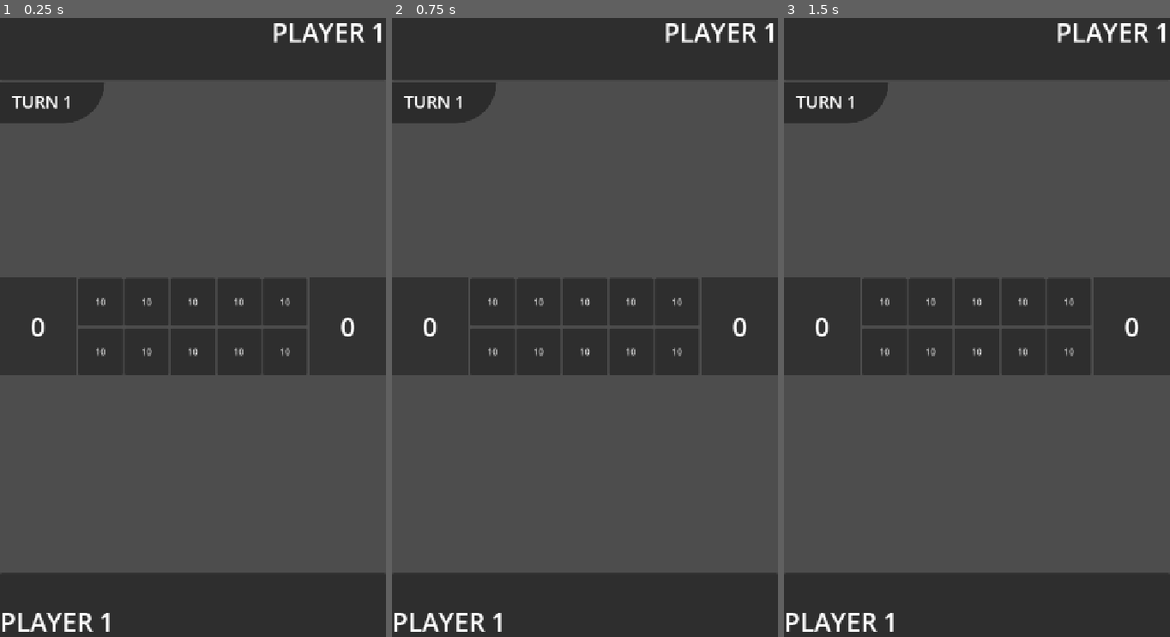
Above: before the commit, frames 1-3 (left to right).
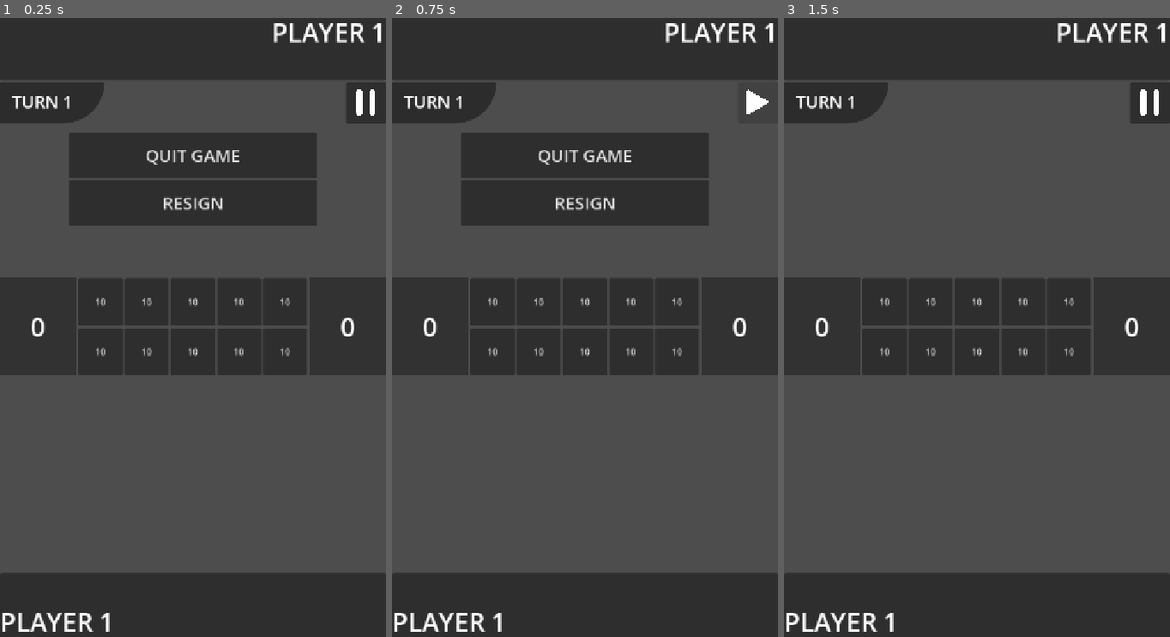
Above: after the commit, the same moments.

Repository: LeYohan-rgb/trad-games-hub
Game: Godot game, scene res://Scenes/adjiboto_room.tscn
The game is run twice, just before and just after one commit, with the same random seed, the same clock (stepped at 60 frames per second) and the same inputs. This scene is started directly instead of the project's main scene.
Inputs (mouse positions are in pixels of both pictures, inside the frame that each line leads up to):
- Up to frame 1 (0.25 s): no input
- Up to frame 2 (0.75 s): click (758, 104) at 0.52 s
- Up to frame 3 (1.5 s): click (977, 203) at 1.25 s, where only the run after the commit has a clickable "RESIGN"

The runs differ from the first frame. In frame 1, 9.8% of the frame differs, in the area x 18-100%, y 10-34%; in frame 2, 9.3%; in frame 3, 0.7%.
Error before the commit: Out of bounds get index '0' (on base: 'Array[String]') (res://Scripts/adjiboto_room.gd:64)
Error after the commit: Out of bounds get index '0' (on base: 'Array[String]') (res://Scripts/adjiboto_room.gd:69)

Commit message:
Made a resign button

Diff:
--- a/Scenes/adjiboto_room.tscn
+++ b/Scenes/adjiboto_room.tscn
@@ -1,6 +1,7 @@
 [gd_scene format=3 uid="uid://hojv50lhx7do"]
 
 [ext_resource type="Script" uid="uid://bvxje35dlj0nx" path="res://Scripts/adjiboto_room.gd" id="1_k13sv"]
+[ext_resource type="Texture2D" uid="uid://ud8p3ts34nga" path="res://Graphics/general_icons/pause_icon.png" id="2_p61nw"]
 [ext_resource type="Script" uid="uid://rlu17rqucwoq" path="res://Scripts/holes_container.gd" id="2_tacjl"]
 
 [sub_resource type="StyleBoxFlat" id="StyleBoxFlat_jague"]
@@ -57,6 +58,46 @@
 text = "TURN 1"
 vertical_alignment = 1
 
+[node name="pause_button" type="Button" parent="Control2" unique_id=2034116435]
+layout_mode = 1
+anchors_preset = 1
+anchor_left = 1.0
+anchor_right = 1.0
+offset_left = -75.0
+offset_bottom = 77.0
+grow_horizontal = 0
+theme_override_font_sizes/font_size = 32
+icon = ExtResource("2_p61nw")
+expand_icon = true
+
+[node name="pause_panel" type="VBoxContainer" parent="Control2" unique_id=1228387858]
+layout_mode = 1
+anchors_preset = 8
+anchor_left = 0.5
+anchor_top = 0.5
+anchor_right = 0.5
+anchor_bottom = 0.5
+offset_left = -231.0
+offset_top = -86.5
+offset_right = 231.0
+offset_bottom = 86.5
+grow_horizontal = 2
+grow_vertical = 2
+
+[node name="quit_game_btn" type="Button" parent="Control2/pause_panel" unique_id=1306577378]
+layout_mode = 2
+size_flags_horizontal = 3
+size_flags_vertical = 3
+theme_override_font_sizes/font_size = 32
+text = "QUIT GAME"
+
+[node name="resign_btn" type="Button" parent="Control2/pause_panel" unique_id=1746206388]
+layout_mode = 2
+size_flags_horizontal = 3
+size_flags_vertical = 3
+theme_override_font_sizes/font_size = 32
+text = "RESIGN"
+
 [node name="HBoxContainer" type="HBoxContainer" parent="." unique_id=1379196086]
 layout_mode = 2
 size_flags_vertical = 3
@@ -214,6 +255,8 @@
 horizontal_alignment = 1
 vertical_alignment = 1
 
+[connection signal="pressed" from="Control2/pause_button" to="." method="_on_pause_button_pressed"]
+[connection signal="pressed" from="Control2/pause_panel/resign_btn" to="." method="_on_resign_btn_pressed"]
 [connection signal="performed_move_on_hole" from="HBoxContainer/holes_container" to="." method="_on_holes_container_performed_move_on_hole"]
 [connection signal="pressed" from="HBoxContainer/holes_container/btn_2_5" to="HBoxContainer/holes_container" method="_on_btn_2_5_pressed"]
 [connection signal="pressed" from="HBoxContainer/holes_container/btn_2_4" to="HBoxContainer/holes_container" method="_on_btn_2_4_pressed"]
--- a/Scripts/adjiboto_room.gd
+++ b/Scripts/adjiboto_room.gd
@@ -7,6 +7,8 @@
 @onready var plr_1_stones_lbl = $HBoxContainer/adjiboto_boat_1/Label
 @onready var plr_2_stones_lbl = $HBoxContainer/adjiboto_boat_2/Label
 @onready var turn_lbl = $Control2/turn_panel/turn_lbl
+@onready var pause_panel = $Control2/pause_panel
+@onready var pause_btn = $Control2/pause_button
 
 @onready var plr_2_stones_bg = $HBoxContainer/adjiboto_boat_2/ColorRect
 @onready var plr_1_stones_bg = $HBoxContainer/adjiboto_boat_1/ColorRect
@@ -14,6 +16,8 @@
 var modulate_color_1 = "e8dc0e"
 var modulate_color_2 = "00f3fd"
 var catch_modulate_color = "ff0000"
+
+
 
 var holes_used_in_first_stage = []
 
@@ -47,6 +51,7 @@
 	"game_turn": 1,
 }
 
+var is_pausing_game = false
 var game_paused = false
 
 # Called when the node enters the scene tree for the first time.
@@ -435,3 +440,47 @@
 	if game_state["game_turn"] == 11:
 		for i in range(1, 6):
 			game_holes[i].self_modulate.a = 1
+
+
+func _on_pause_button_pressed() -> void:
+	if is_pausing_game:
+		pause_panel.hide()
+		is_pausing_game = false
+		pause_btn.icon = load("res://Graphics/general_icons/pause_icon.png")
+		return
+
+	is_pausing_game = true
+	pause_panel.show()
+	pause_btn.icon = load("res://Graphics/general_icons/resume_icon.png")
+
+
+
+
+
+
+func _on_resign_btn_pressed() -> void:
+	if game_paused == true:
+		return
+
+	is_pausing_game = false
+	game_paused = true
+	pause_panel.hide()
+	pause_btn.icon = load("res://Graphics/general_icons/pause_icon.png")
+	if multiplayer.is_server():
+		resign_signal.rpc(0)
+	else:
+		resign_signal.rpc(1)
+
+@rpc("any_peer", "call_local", "reliable")
+func resign_signal(player_resign):
+	game_paused = true
+	message_label.text = Global.players[player_resign] + " wants to resign!"
+	await get_tree().create_timer(2.0).timeout
+	message_label.text = Global.players[opp_plr(player_resign)] + " wins the game!"
+	await get_tree().create_timer(2.0).timeout
+
+func opp_plr(num):
+	if num == 0:
+		return 1
+	else:
+		return 0
--- a/Scripts/hosting_room.gd
+++ b/Scripts/hosting_room.gd
@@ -25,8 +25,7 @@
 	multiplayer.server_disconnected.connect(_on_server_disconnected)
 
 func _process(delta: float) -> void:
-	if multiplayer.is_server():
-		prints(Global.players, multiplayer.get_unique_id())
+	pass
 
 func _on_host_button_pressed() -> void:
 	if is_connecting:
Binary file added: Graphics/general_icons/pause_icon.png
Not shown, added: Graphics/general_icons/pause_icon.png.import
Binary file added: Graphics/general_icons/resume_icon.png
Not shown, added: Graphics/general_icons/resume_icon.png.import
